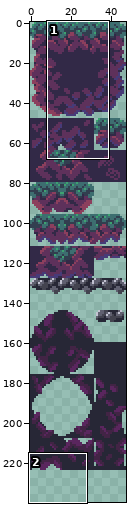
A sprite sheet gets an edit: ProjetoBelisco/Assets/Resources/TileMaps/ForestTiles/ForestTile.png. The picture above shows the old version from afar; the outline marks the close-up.
Close-up. Before:
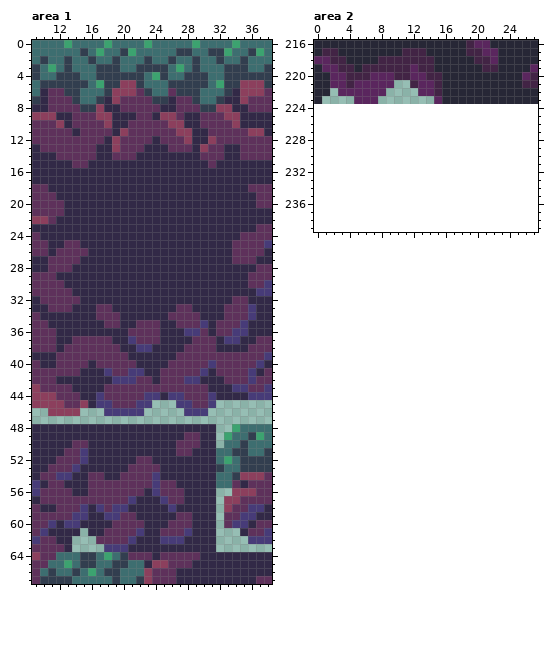
The file is 48x224 pixels. Shown: area 1: x 9..38, y 0..67; area 2: x 0..27, y 216..239. The old version is drawn lined up with the new one, on the new canvas.
After:
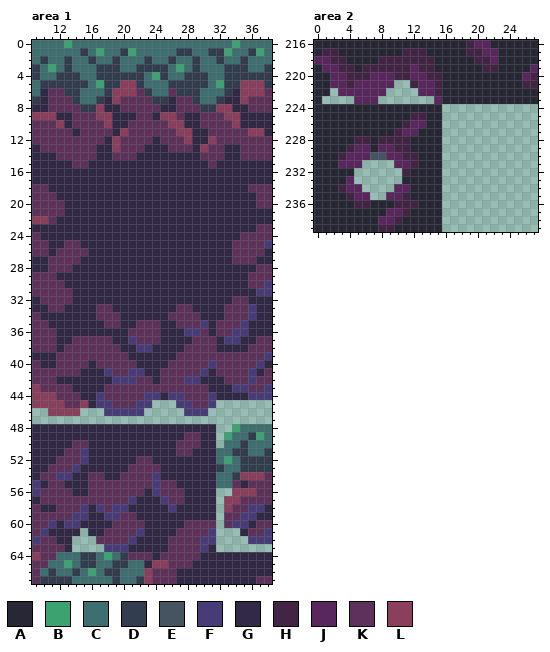
Palette (. is transparent): A #272736  B #3ca370  C #3d6e70  D #323e4f  E #465462  F #473b78  G #322947  H #422445  J #5a265e  K #5e315b  L #8c3f5d
Difference:
canvas 48x224 -> 48x240
--- area 1
@@ x 16..31 @@
- 0 CCBCCCCBCCCCCBCC
+ 0 CCCCCCCCCCCCCCCC
  1 CBCCDBCCCCCDDCCD
@@ x 11..16 @@
 31 KKKGGG
-32 KKKKGG
-33 KKKGGG
+32 KKKGGG
+33 KKGGGG
 34 GGGGGG
@@ x 23..33 @@
 58 GGGFGGGGG.L
-59 GGGGKKGGG.K
-60 GGGKKKGGG.K
-61 GGKKKFGGG..
-62 GGFFFGGGG..
-63 GGGGGGGGG..
+59 GGGGGGGGG.K
+60 GGGGGKKKK.K
+61 GGGGKKKKF..
+62 GGGKKKKFF..
+63 GGGKKKKFG..
 64 KGKKKKKGGGG
--- area 2
@@ x 0..17 @@
 223 A....JJJ.......JAA
-224 ..................
-225 ..................
-226 ..................
-227 ..................
-228 ..................
-229 ..................
-230 ..................
-231 ..................
-232 ..................
-233 ..................
-234 ..................
-235 ..................
-236 ..................
-237 ..................
-238 ..................
-239 ..................
+224 AAAAAAAAAAAAAAAA..
+225 AAAAAAAAAAAAHHAA..
+226 AAAAAAAAAAAHJJAA..
+227 AAAAAAAAAAHJJAAA..
+228 AAAAAHHAHHHHAAAA..
+229 AAAAHJJAJJHHAAAA..
+230 AAAHJJJEEJJHHAAA..
+231 AAAJJJ....JJHAAA..
+232 AAAAA......HAAAA..
+233 AAAAJ......AAAAA..
+234 AAAHJJ....JJAAAA..
+235 AAAAHJJ..JJHAAAA..
+236 AAAAAHHAAAHHHAAA..
+237 AAAAAAAAAJJHAAAA..
+238 AAAAAAAAJJHAAAAA..
+239 AAAAAAAAHHAAAAAA..
Boxes around the changes in both close-ups, in picture pixels (x1, y1, x2, y2):
changed: (104, 40, 152, 48)
changed: (192, 40, 200, 48)
changed: (64, 296, 80, 312)
changed: (160, 512, 216, 552)
added: (314, 104, 442, 232)
